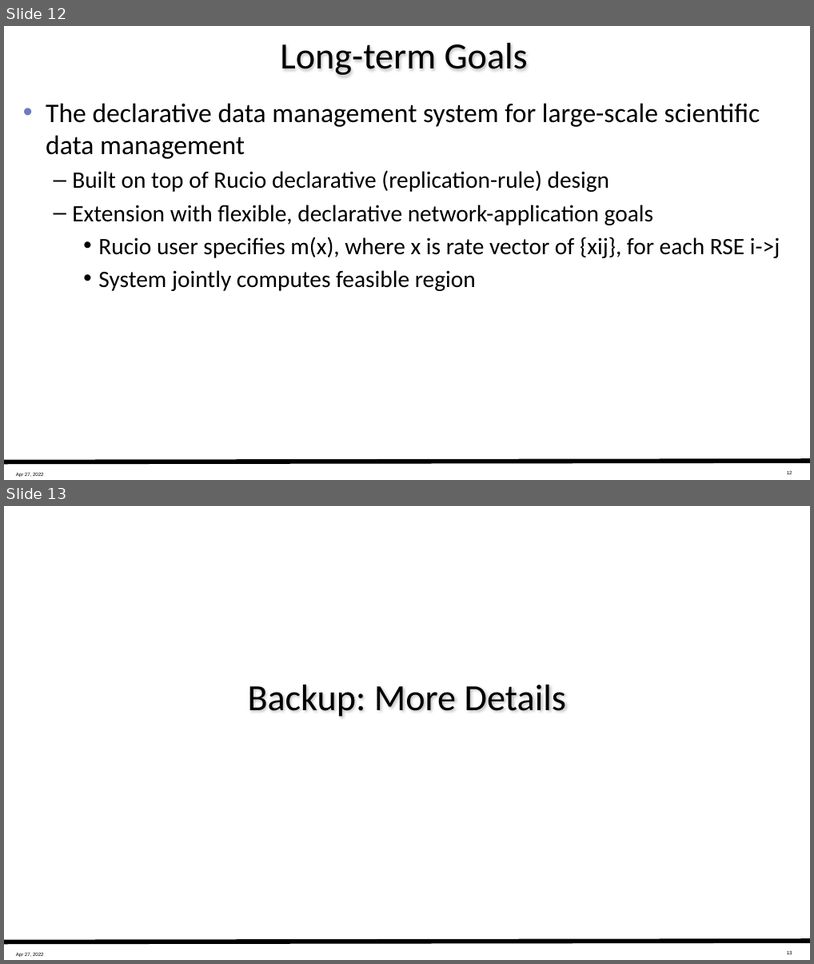
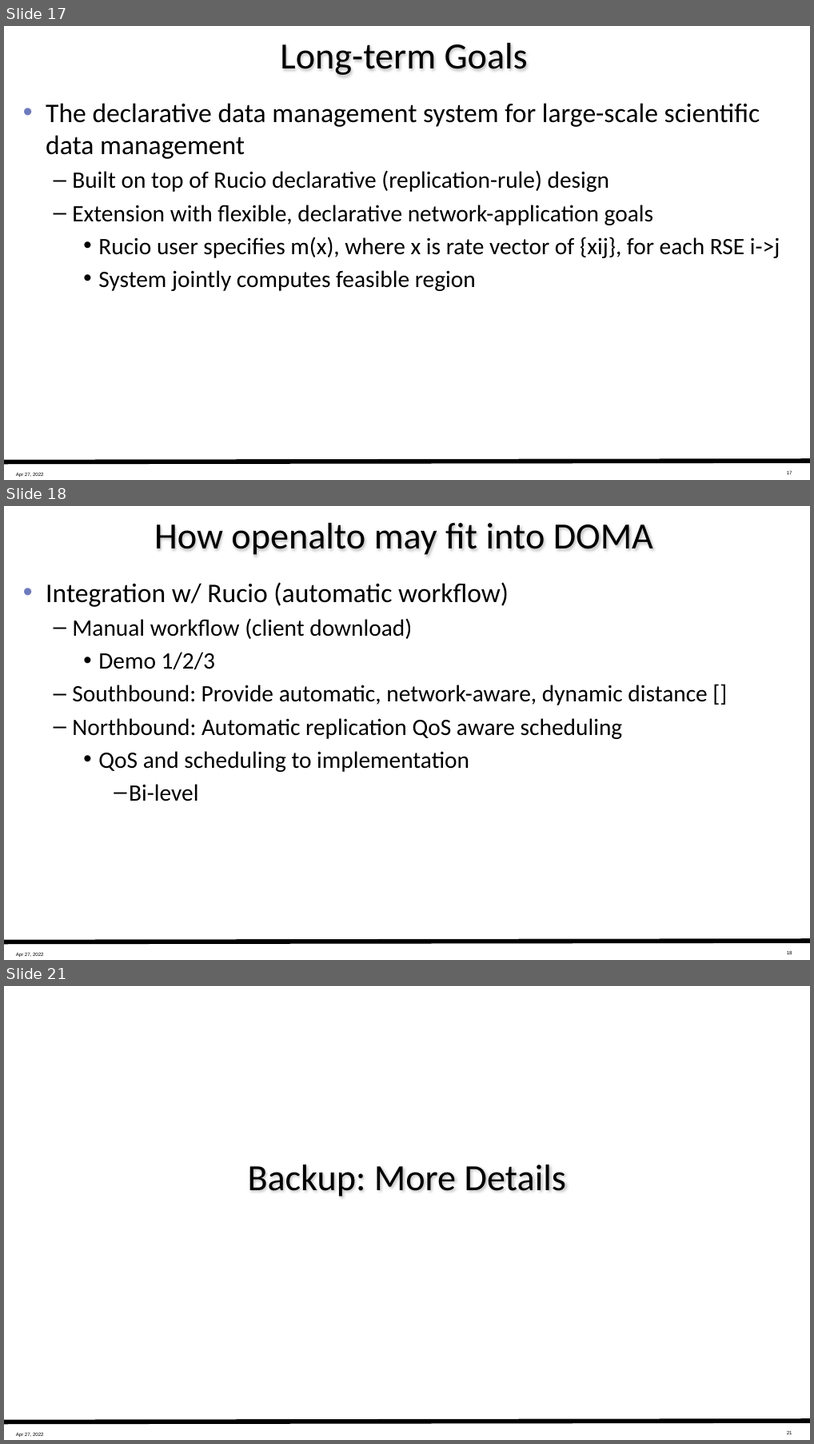
Before and after one commit to ietf-wg-alto/wg-materials, a slide deck: working-documents/wclg-doma/slides-doma-overview-2022-04-27.pptx. Shown one above the other, each under a label of ours: slides 12 and 13 before the commit, slides 17, 18 and 21 after it; the slides between them are not shown. The pictures are 814x964 and 814x1444 pixels, drawn with LibreOffice and Linux fonts; fonts in the diff are those of the drawing. Boxes give left, top, right and bottom in pixels: in the first picture for what was removed or moved away, otherwise in the second. Text is boxed around its words. In the diff, an @@ line names an element or a change of style, - is before the commit and + after.

```diff
--- a/working-documents/wclg-doma/slides-doma-overview-2022-04-27.pptx
+++ b/working-documents/wclg-doma/slides-doma-overview-2022-04-27.pptx
@@ slide 18 added at (4, 506, 810, 960), background #FFFFFF; not listed: 3 template elements that a slide beside it also shows @@
@@ title added at (154, 523, 654, 556), 33 pt, text #000000 @@
+How openalto may fit into DOMA
@@ text added at (46, 582, 707, 801), 21 pt, text #000000 @@
+• Integration w/ Rucio (automatic workflow)
+  – Manual workflow (client download)
+    • Demo 1/2/3
+  – Southbound: Provide automatic, network-aware, dynamic distance []
+  – Northbound: Automatic replication QoS aware scheduling
+    • QoS and scheduling to implementation
+      – Bi-level
@@ what was slide 12 is now slide 17 @@
@@ what was slide 13 is now slide 21 @@
```
Also in this commit, not shown: 6 slides changed, 6 other slides added, 5 other files.
